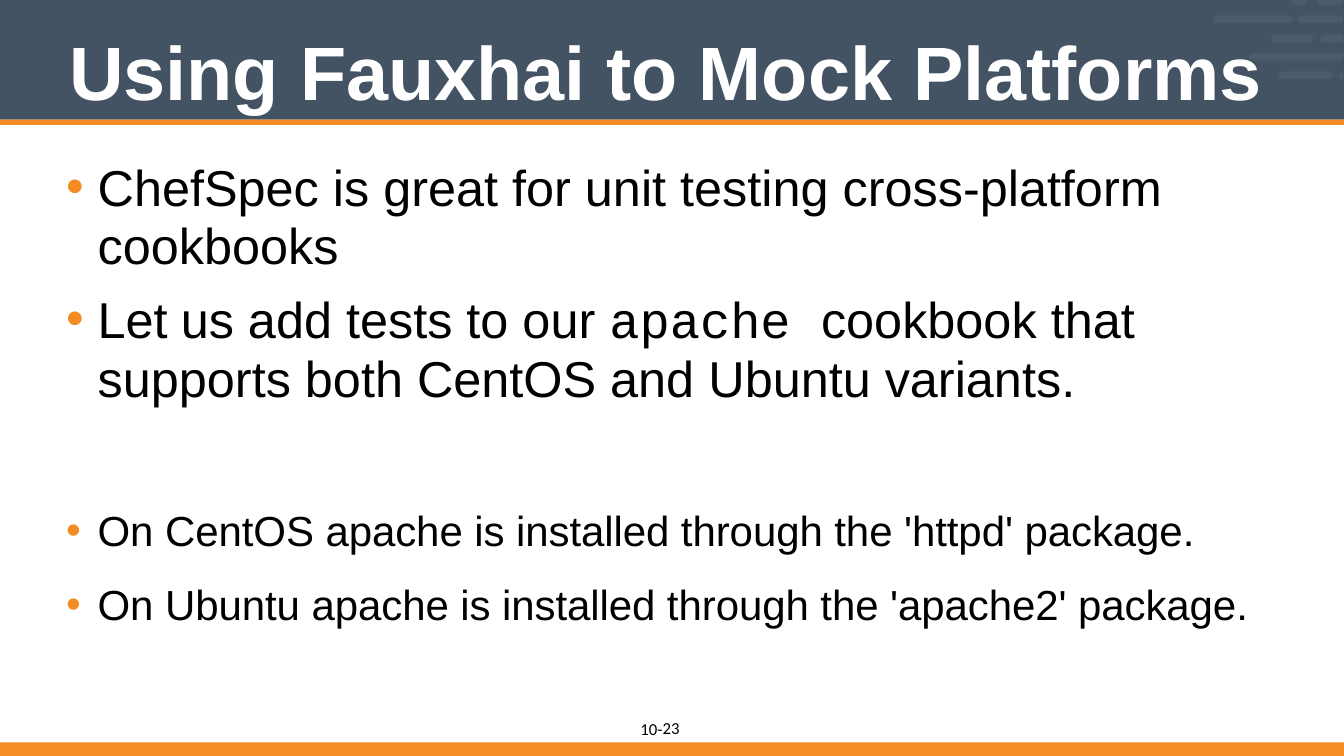
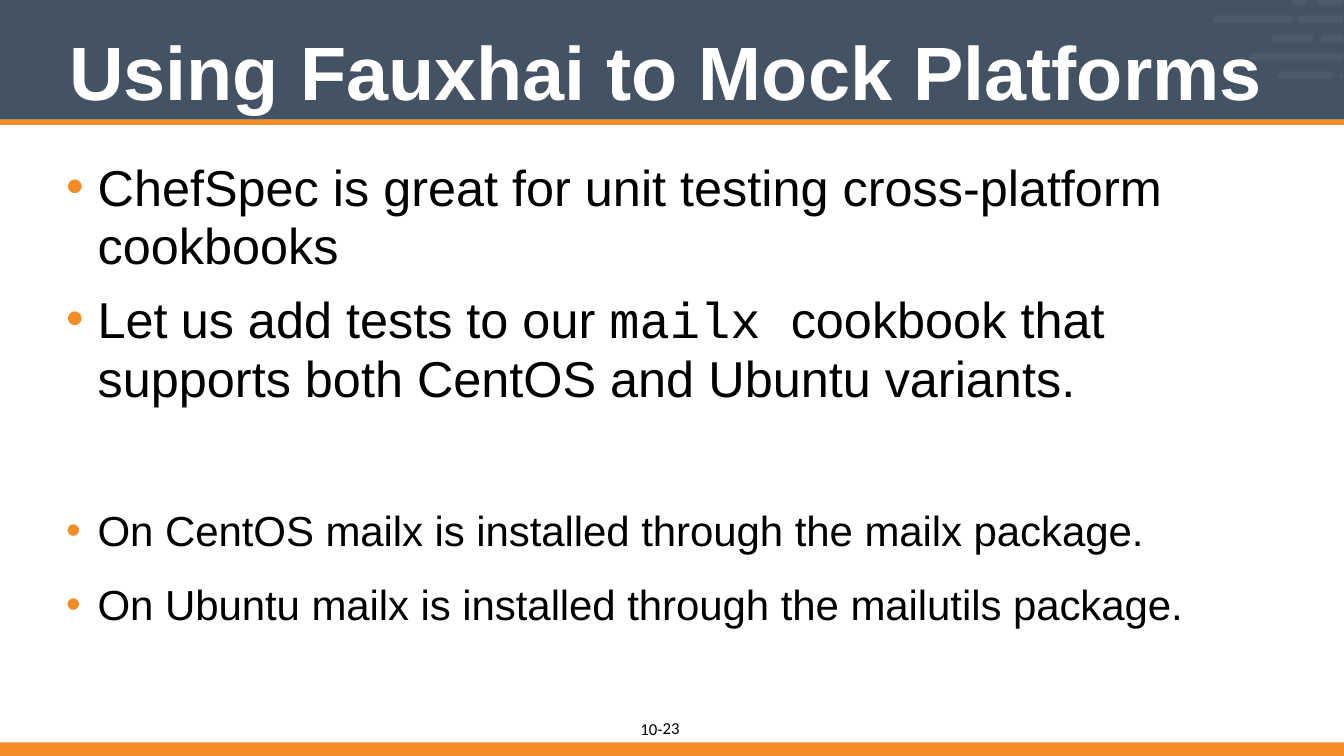
Before and after one commit to vinyar/chef-intermediate, a slide deck: slide 23 of 10-introduction_to_chefspec.pptx. Drawn at 1344x756 pixels with LibreOffice and Linux fonts; fonts in the diff are those of the drawing. Boxes give left, top, right and bottom in pixels: in the first picture for what was removed or moved away, otherwise in the second. Text is boxed around its words. In the diff, an @@ line names an element or a change of style, - is before the commit and + after.

Commit message:
Revert "Changed chefspec section to use apache as an example instead of mailx."

```diff
--- a/10-introduction_to_chefspec.pptx
+++ b/10-introduction_to_chefspec.pptx
@@ text at (x1=98, y1=301, x2=1183, y2=629): text changed @@
-• Let us add tests to our apache cookbook that supports both CentOS and Ubuntu variants.
-• On CentOS apache is installed through the 'httpd' package.
-• On Ubuntu apache is installed through the 'apache2' package.
+• Let us add tests to our mailx cookbook that supports both CentOS and Ubuntu variants.
+• On CentOS mailx is installed through the mailx package.
+• On Ubuntu mailx is installed through the mailutils package.
```
Also in this commit, not shown: 8 other slides changed.
